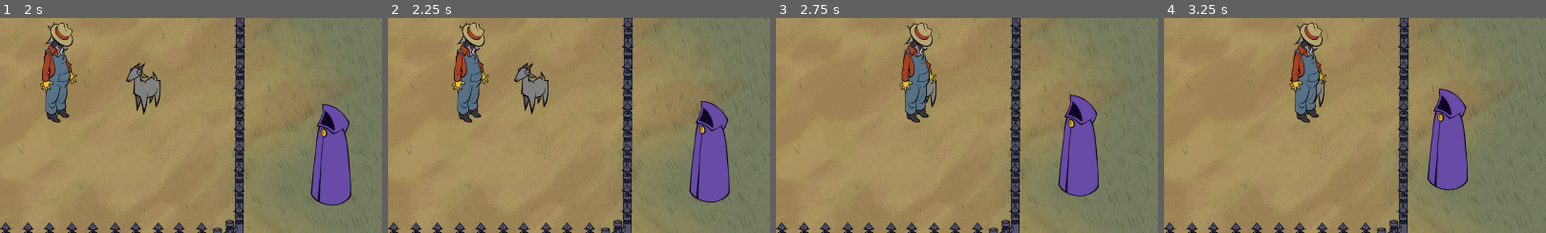
Above: before the commit, frames 1-4 (left to right).
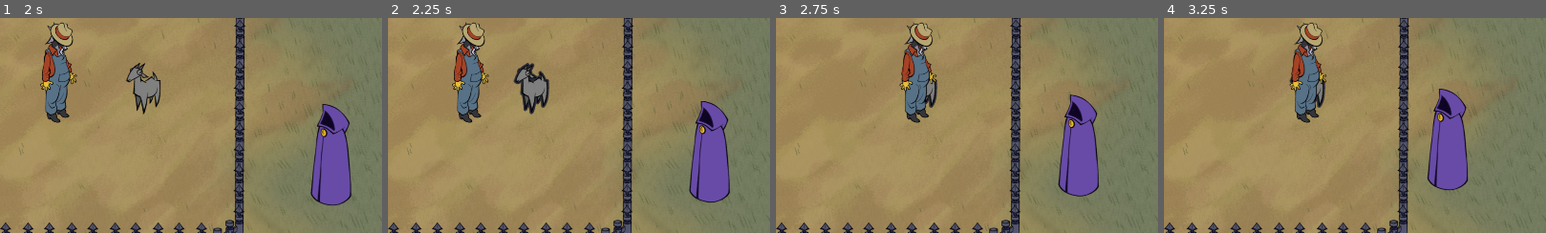
Above: after the commit, the same moments.

Repository: jadicodes/goat-game
Game: Godot game, scene res://farm/farm.tscn
The game is run twice, just before and just after one commit, with the same random seed, the same clock (stepped at 60 frames per second) and the same inputs. The engine's default icon, where the game draws it, is replaced by a stand-in: a white triangle on a blue panel in a dark square.
Inputs (mouse positions are % of the whole screen's width and height, from its top left):
- Up to frame 1 (2 s): tap Enter at 0.5 s; move the mouse to (72, 45) at 0.52 s; hold D (move_right) 0.53-1.25 s; hold E (interact) 0.53-1.25 s; click (72, 45) at 0.67 s; drag from (30, 55) to (45, 70) at 1.27 s
- Up to frame 2 (2.25 s): move the mouse to (60, 28) at 2.02 s; hold D (move_right) from 2.03 s (still down); tap Alt at 2.1 s
- Up to frame 3 (2.75 s): keep holding D (move_right)
- Up to frame 4 (3.25 s): release D (move_right) at 2.75 s; drag from (45, 70) to (20, 35) at 2.77 s
The pictures show only the part of the screen within x 50-100%, y 31-81%; the shares and areas given below are measured in that part.

Frame 1 is identical in both runs. In frame 2, 0.6% of the frame differs, in the area x 32-43%, y 20-45%; in frame 3, 0.2%; in frame 4, 0.2%.

Commit message:
Add outline to goats that are hovered over

Diff:
--- a/project/farmer/farmer.gd
+++ b/project/farmer/farmer.gd
@@ -6,7 +6,21 @@
 var _following_goats: Array[Goat] = []
 
 @onready var hit_cast: RayCast2D = %HitCast
+var _last_hovered: Node
 
+
+func _process(delta: float) -> void:
+	var collider = $HitCast.get_collider()
+
+	if collider != _last_hovered and _last_hovered:
+		_last_hovered.stop_hover()
+
+	if not collider:
+		return
+
+	if collider.has_method("hover"):
+		collider.hover()
+		_last_hovered = collider
 
 func _physics_process(_delta: float) -> void:
 	var dir := Input.get_vector("move_left", "move_right", "move_up", "move_down")
--- a/project/goat/goat.gd
+++ b/project/goat/goat.gd
@@ -26,6 +26,7 @@
 
 func set_color(color: Color) -> void:
 	sprite.modulate = color
+	sprite.material.set_shader_parameter("modulate_color", color)
 
 
 func set_size(new_scale: float) -> void:
@@ -58,3 +59,12 @@
 	var new_goat = GOAT_SCENE.instantiate()
 	new_goat.set_dna(new_dna)
 	return new_goat
+
+
+
+func hover() -> void:
+	%DirectionalSprite2D.material.set_shader_parameter("enabled", true)
+
+
+func stop_hover() -> void:
+	%DirectionalSprite2D.material.set_shader_parameter("enabled", false)
--- a/project/goat/goat.tscn
+++ b/project/goat/goat.tscn
@@ -1,7 +1,8 @@
-[gd_scene load_steps=11 format=3 uid="uid://cquhif3oogil8"]
+[gd_scene load_steps=13 format=3 uid="uid://cquhif3oogil8"]
 
 [ext_resource type="Script" uid="uid://cwrc72jas37aa" path="res://goat/goat.gd" id="1_whs48"]
 [ext_resource type="Script" uid="uid://d20spc7xxot7" path="res://directional_sprite/directional_sprite.gd" id="2_d2nyf"]
+[ext_resource type="Shader" uid="uid://gbw1pjqif6ic" path="res://goat/hover_outline.gdshader" id="2_rf04r"]
 [ext_resource type="Texture2D" uid="uid://drg48rpojyljm" path="res://goat/goat_sprite_back.png" id="4_rf04r"]
 [ext_resource type="Texture2D" uid="uid://b37k3xd0n13lf" path="res://goat/goat_sprite.png" id="4_xcji4"]
 [ext_resource type="Script" uid="uid://dwxhny1t5uu8p" path="res://state_machine/state_machine.gd" id="5_lkuck"]
@@ -9,6 +10,15 @@
 [ext_resource type="Script" uid="uid://da6bp4lfb6i1f" path="res://goat/state_machine/goat_wander_state.gd" id="7_d2nyf"]
 [ext_resource type="Script" uid="uid://bnuma0b8vnitc" path="res://goat/state_machine/goat_enter_door_state.gd" id="7_lkuck"]
 [ext_resource type="Script" uid="uid://dddkeim8irwlg" path="res://goat/state_machine/goat_follow_state.gd" id="8_xcji4"]
+
+[sub_resource type="ShaderMaterial" id="ShaderMaterial_l80ky"]
+resource_local_to_scene = true
+shader = ExtResource("2_rf04r")
+shader_parameter/allow_out_of_bounds = true
+shader_parameter/outline_thickness = 4.0
+shader_parameter/outline_color = Color(0.329412, 0.333333, 0.423529, 1)
+shader_parameter/enabled = false
+shader_parameter/modulate_color = Color(0.190762, 0.190762, 0.190762, 1)
 
 [sub_resource type="CircleShape2D" id="CircleShape2D_whs48"]
 radius = 55.0091
@@ -20,6 +30,7 @@
 
 [node name="DirectionalSprite2D" type="Sprite2D" parent="."]
 unique_name_in_owner = true
+material = SubResource("ShaderMaterial_l80ky")
 texture = ExtResource("4_xcji4")
 script = ExtResource("2_d2nyf")
 _sprite_front = ExtResource("4_xcji4")
--- /dev/null
+++ b/project/goat/hover_outline.gdshader
@@ -0,0 +1,74 @@
+shader_type canvas_item;
+
+uniform bool allow_out_of_bounds = true;
+uniform float outline_thickness: hint_range(0.0, 16.0, 1.0) = 1.0;
+uniform vec4 outline_color: source_color = vec4(1.0);
+uniform bool enabled = false;
+uniform vec4 modulate_color : source_color = vec4(1.0);
+
+bool is_inside_usquare(vec2 x) {
+	return x == clamp(x, vec2(0.0), vec2(1.0));
+}
+
+vec4 blend(vec4 bottom, vec4 top) {
+    float alpha = top.a + bottom.a * (1.0 - top.a);
+    if (alpha < 0.0001) return vec4(0.0);
+
+    vec3 color = mix(bottom.rgb * bottom.a, top.rgb, top.a) / alpha;
+    return vec4(color, alpha);
+}
+
+
+void fragment() {
+	if (enabled) {
+	if (outline_thickness > 0.0 && outline_color.a > 0.0) {
+		vec2 uv = UV;
+		vec4 texture_color = texture(TEXTURE, UV) * modulate_color;
+
+		if (allow_out_of_bounds) {
+			vec2 texture_pixel_size = vec2(1.0) / (vec2(1.0) / TEXTURE_PIXEL_SIZE + vec2(outline_thickness * 2.0));
+			uv = (uv - texture_pixel_size * outline_thickness) * TEXTURE_PIXEL_SIZE / texture_pixel_size;
+
+			if (is_inside_usquare(uv)) {
+				texture_color = texture(TEXTURE, uv);
+			} else {
+				texture_color = vec4(0.0);
+			}
+		}
+
+		float alpha = 0.0;
+
+		for (float y = 1.0; y <= outline_thickness; y++) {
+			for (float x = 0.0; x <= y; x++) {
+				if (length(vec2(x, y - 0.5)) > outline_thickness) break;
+
+				float look_at_alpha;
+				vec2 look_at_uv[8] = {
+					uv + vec2(x, y) * TEXTURE_PIXEL_SIZE,
+					uv + vec2(-x, y) * TEXTURE_PIXEL_SIZE,
+					uv + vec2(x, -y) * TEXTURE_PIXEL_SIZE,
+					uv + vec2(-x, -y) * TEXTURE_PIXEL_SIZE,
+					uv + vec2(y, x) * TEXTURE_PIXEL_SIZE,
+					uv + vec2(-y, x) * TEXTURE_PIXEL_SIZE,
+					uv + vec2(y, -x) * TEXTURE_PIXEL_SIZE,
+					uv + vec2(-y, -x) * TEXTURE_PIXEL_SIZE
+				};
+
+				for (int i = 0; i < 8; i++) {
+					if (is_inside_usquare(look_at_uv[i])) {
+						look_at_alpha = texture(TEXTURE, look_at_uv[i]).a;
+						if (look_at_alpha > alpha) alpha = look_at_alpha;
+						if (1.0 - alpha < 0.0001) break;
+					}
+				}
+
+				if (1.0 - alpha < 0.0001) break;
+			}
+
+			if (1.0 - alpha < 0.0001) break;
+		}
+
+		COLOR = blend(vec4(outline_color.rgb, alpha * outline_color.a), texture_color) * modulate_color;
+		}
+	}
+}
Not shown, added: project/goat/hover_outline.gdshader.uid
